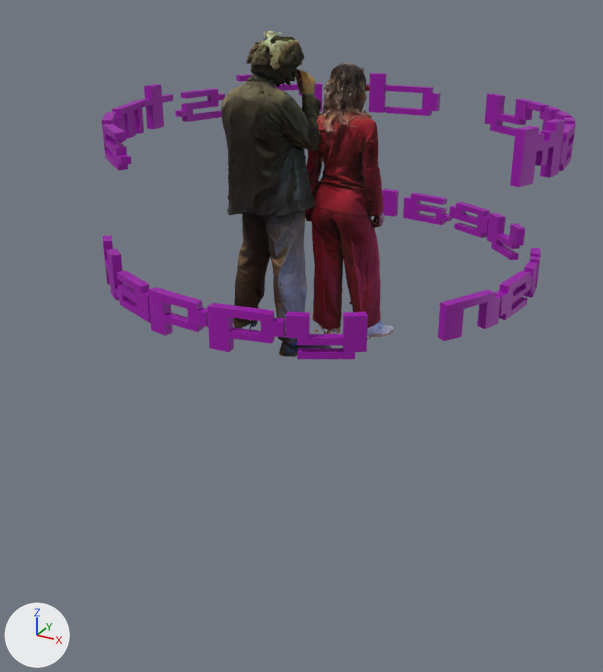
Before and after pictures for a commit that changed the glTF model public/xmas-2022/ant-nic.glb.
One viewpoint serves both versions: a 50 mm camera at (0.654, -1.04, 0.331) aimed at (0.012, 0.127, -0.252). Every picture has the same lights, and +X, +Y and +Z are marked at lower left.

The first picture shows '22d597756173a092040038814937003f607e7b7ec248ad4cad095babc965c1f3 (1)', '3D Text - H', '3D Text - M', '3D Text - a.001', '3D Text - a.002', '3D Text - c', '3D Text - e.001', '3D Text - e.002', '3D Text - n', '3D Text - p', '3D Text - p.001', '3D Text - r.003', '3D Text - s', '3D Text - w', '3D Text - y', '3D Text - y.001', '3D Text - y.002', 'antoine'.
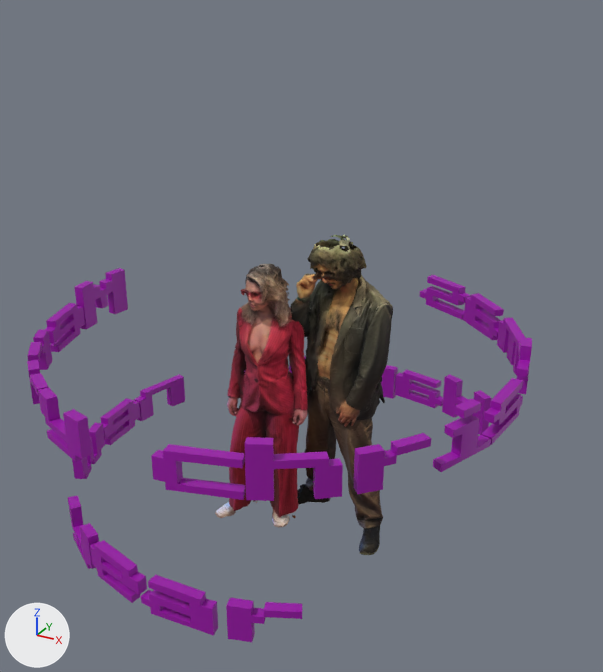
ob_group_2 is not drawn itself; it is the parent of ob_22d597756173a092040038814937003f607e7b7ec248ad4cad095babc965c1f3__1, ob_antoine.
ob_group_001 is not drawn itself; it is the parent of ob_3d_text___m, ob_3d_text___e, ob_3d_text___r, ob_3d_text___r_001, ob_3d_text___y, ob_3d_text___c, ob_3d_text___h, ob_3d_text___r_002.

Pixel boxes [x1, y1, x2, y2] of what changed, in the pictures (603 x 672 px):
'antoine', moved: before [221, 30, 331, 357]; after [290, 235, 393, 555]
'22d597756173a092040038814937003f607e7b7ec248ad4cad095babc965c1f3 (1)', moved: before [305, 63, 394, 340]; after [215, 264, 308, 528]
'3D Text - M', moved, turned: before [510, 119, 565, 187]; after [75, 268, 128, 329]
'3D Text - h', moved, turned: before [366, 73, 387, 113]; after [245, 437, 343, 501]
'3D Text - c', moved, turned: before [385, 85, 440, 116]; after [151, 444, 246, 500]
'3D Text - a.002', moved, turned: before [403, 192, 452, 225]; after [141, 575, 218, 636]
'3D Text - y', moved, turned: before [484, 93, 533, 136]; after [38, 388, 92, 462]
'3D Text - n', moved, turned: before [438, 290, 501, 341]; after [134, 374, 185, 421]
'3D Text - e.002', moved, turned: before [449, 202, 490, 238]; after [90, 541, 147, 603]
'3D Text - y.001', moved, turned (not visible afterwards): before [286, 312, 368, 359]
'3D Text - p.001', moved, turned: before [207, 303, 285, 352]; after [289, 356, 306, 373]
'3D Text - s', moved, turned: before [175, 88, 225, 122]; after [482, 378, 523, 445]
'3D Text - a.001', moved, turned: before [115, 271, 151, 323]; after [395, 369, 443, 408]
'3D Text - p', moved, turned: before [148, 287, 208, 336]; after [381, 365, 398, 399]
'3D Text - r.002', moved, turned: before [275, 83, 322, 112]; after [354, 433, 431, 494]
'3D Text - r.003', moved, turned: before [382, 189, 399, 217]; after [226, 597, 302, 642]
'3D Text - e.001', moved, turned: before [495, 271, 533, 320]; after [100, 398, 140, 445]
'3D Text - y.002', moved, turned: before [487, 213, 525, 260]; after [68, 496, 99, 569]
'3D Text - s.001', moved, turned: before [103, 124, 131, 170]; after [420, 275, 471, 320]
'3D Text - i', moved, turned: before [236, 74, 252, 87]; after [433, 399, 491, 472]
'3D Text - H', moved, turned: before [103, 235, 124, 301]; after [442, 375, 492, 435]
'3D Text - e', moved, turned: before [559, 124, 576, 171]; after [45, 303, 85, 352]
'3D Text - m', moved, turned: before [112, 101, 144, 143]; after [497, 318, 525, 374]
'3D Text - t', moved, turned: before [136, 84, 173, 129]; after [516, 337, 532, 394]
'3D Text - a', moved, turned: before [102, 112, 118, 151]; after [463, 293, 504, 340]
'3D Text - w', moved, turned: before [523, 248, 541, 298]; after [72, 423, 105, 479]
'3D Text - r', moved, turned: before [555, 111, 575, 153]; after [27, 330, 52, 370]
'3D Text - r.001', moved, turned: before [527, 101, 561, 130]; after [27, 360, 49, 404]

The edits, one by one:
In object 'Group 2' (ob_group_2), parent goes from ob_group to ob_group_1.
Object 'Group 2' (ob_group_2) moves from (50.52, 322.8, 360.6) to (47.01, 311.7, 321.6).
In object 'Group.001' (ob_group_001), parent goes from ob_group to ob_group_1.
Object 'Group.001' (ob_group_001) moves from (25.8, 162.2, 286.5) to (-1.829, 162.2, 268.2).
Object 'Group.001' (ob_group_001) turns from (0, 0, 0) to (0, -13, 0) degrees about x, y and z.
Object '3D Text - H' (ob_3d_text___h_1) moves from (-154.6, 14.81, -165.1) to (-154.6, 14.81, -172.2).
Object '3D Text - a.001' (ob_3d_text___a_001) moves from (-108.6, 14.81, -159.5) to (-108.6, 14.81, -166.7).
Object '3D Text - p' (ob_3d_text___p) moves from (-62.67, 14.81, -154.0) to (-62.67, 14.81, -161.1).
Object '3D Text - p.001' (ob_3d_text___p_001) moves from (-16.7, 14.81, -148.4) to (-16.7, 14.81, -155.6).
Object '3D Text - n' (ob_3d_text___n) moves from (121.2, 14.81, -131.8) to (121.2, 14.81, -139.0).
Object '3D Text - e.001' (ob_3d_text___e_001) moves from (167.2, 14.81, -126.3) to (167.2, 14.81, -133.4).
Object '3D Text - w' (ob_3d_text___w) moves from (213.2, 14.81, -120.7) to (213.2, 14.81, -127.9).
Object '3D Text - y.002' (ob_3d_text___y_002) moves from (305.1, 14.81, -109.7) to (305.1, 14.81, -116.8).
Object '3D Text - e.002' (ob_3d_text___e_002) moves from (351.1, 14.81, -104.1) to (351.1, 14.81, -111.3).
Object '3D Text - a.002' (ob_3d_text___a_002) moves from (397.1, 14.81, -98.58) to (397.1, 14.81, -105.7).
Object '3D Text - r.003' (ob_3d_text___r_003) moves from (443.0, 14.81, -93.04) to (443.0, 14.81, -100.2).
Object 'Group 1' (ob_group_1) is new.
Its parent is ob_group.
Its location is (-0.341, 311.7, 284.3).
Its rotation in degrees is (0, -180, 0).
